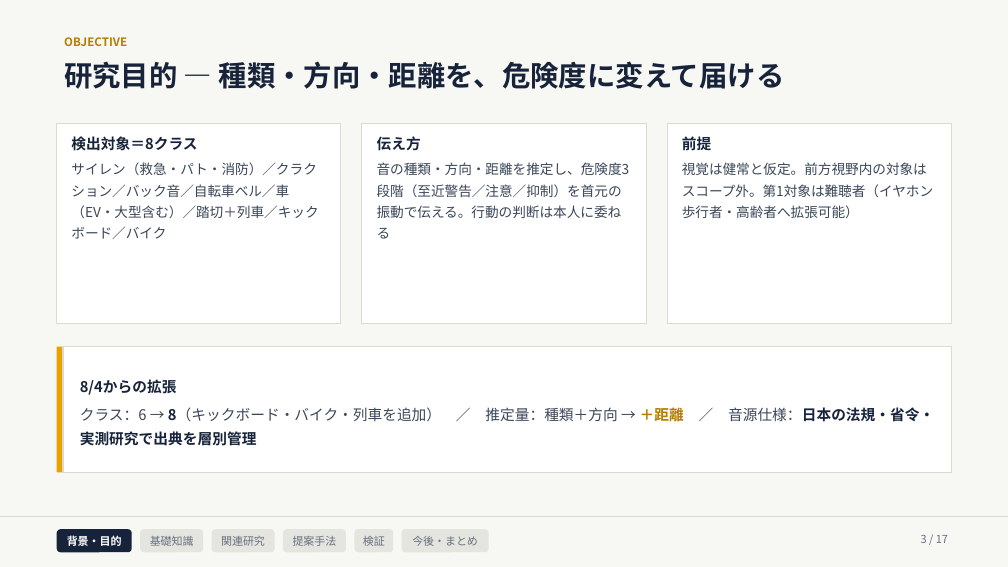
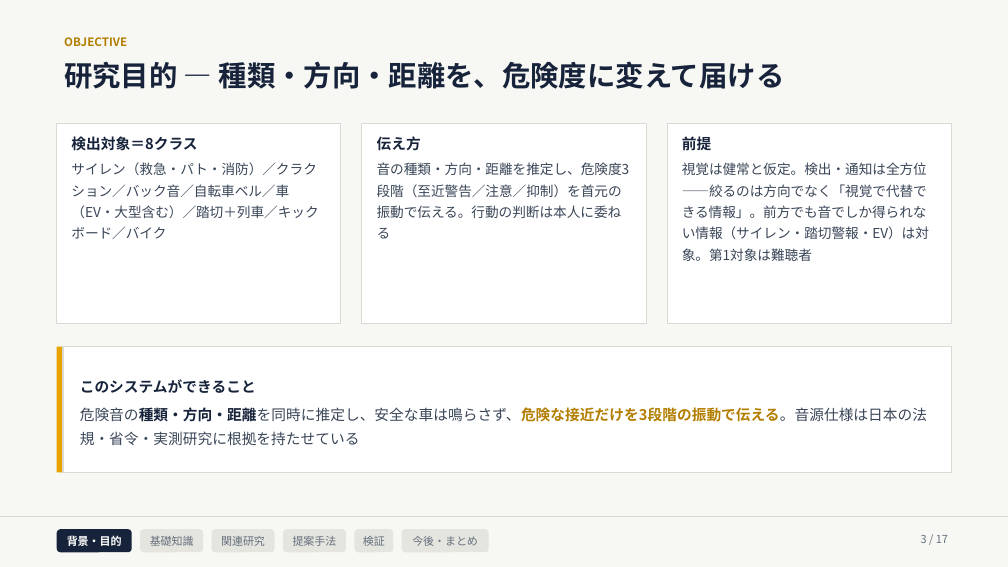
Before and after one commit to Noosdoo/outdoor-seld-sim, a slide deck: slide 3 of md/seminar/中間発表スライド_2026-08-10.pptx. Drawn at 1008x567 pixels with LibreOffice and Linux fonts; fonts in the diff are those of the drawing. Boxes give left, top, right and bottom in pixels: in the first picture for what was removed or moved away, otherwise in the second. Text is boxed around its words. In the diff, an @@ line names an element or a change of style, - is before the commit and + after.

```diff
--- a/md/seminar/中間発表スライド_2026-08-10.pptx
+++ b/md/seminar/中間発表スライド_2026-08-10.pptx
@@ text in rectangle at bbox=[682, 162, 929, 261]: text changed @@
-視覚は健常と仮定。前方視野内の対象はスコープ外。第1対象は難聴者（イヤホン歩行者・高齢者へ拡張可能）
+視覚は健常と仮定。検出・通知は全方位——絞るのは方向でなく「視覚で代替できる情報」。前方でも音でしか得られない情報（サイレン・踏切警報・EV）は対象。第1対象は難聴者
@@ text in rectangle at bbox=[80, 379, 927, 445]: text changed @@
-8/4からの拡張
-クラス：6 → 8（キックボード・バイク・列車を追加） ／ 推定量：種類＋方向 → ＋距離 ／ 音源仕様：日本の法規・省令・実測研究で出典を層別管理
+このシステムができること
+危険音の種類・方向・距離を同時に推定し、安全な車は鳴らさず、危険な接近だけを3段階の振動で伝える。音源仕様は日本の法規・省令・実測研究に根拠を持たせている
```
Also in this commit, not shown: 9 other slides changed, 3 other files.
